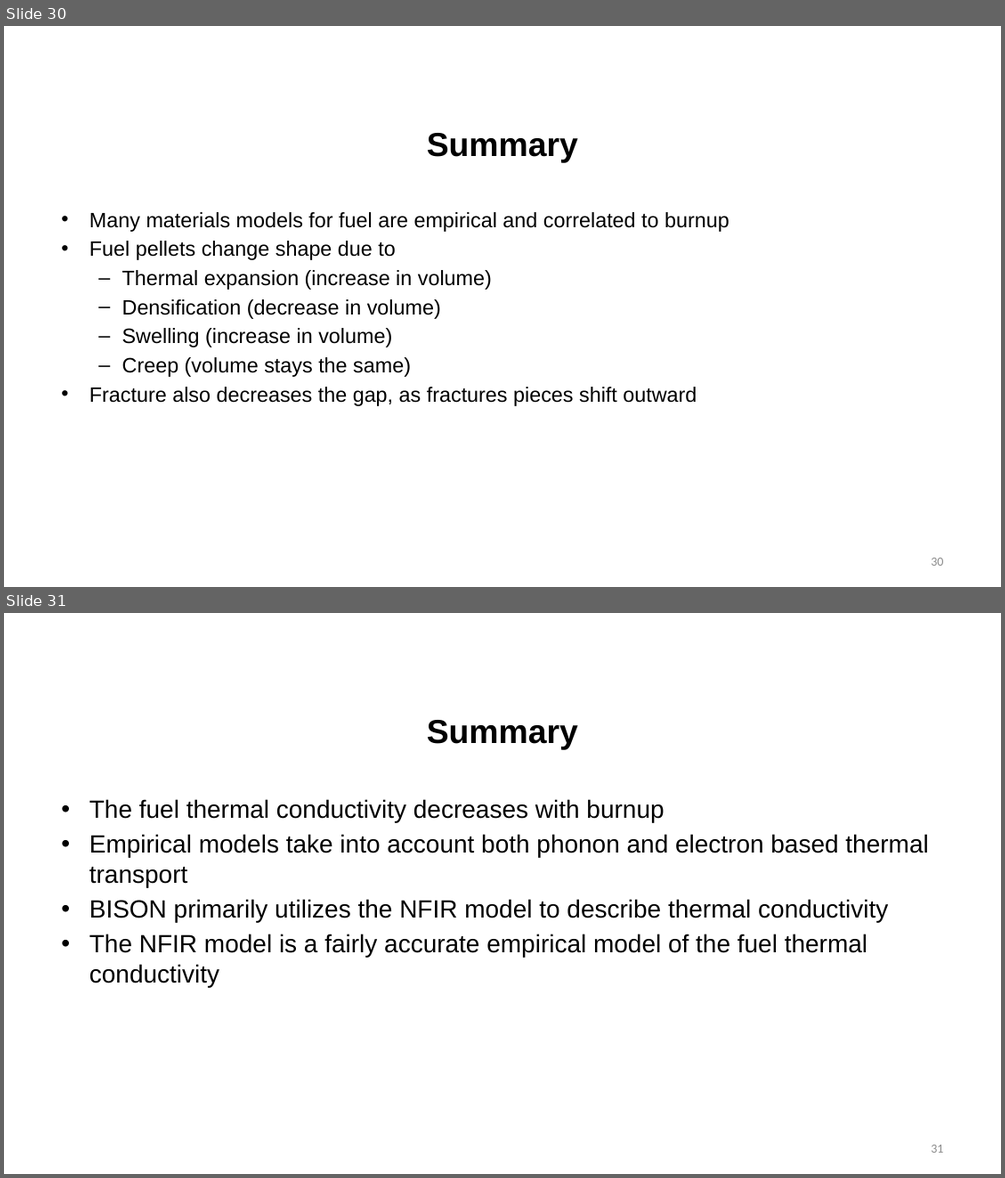
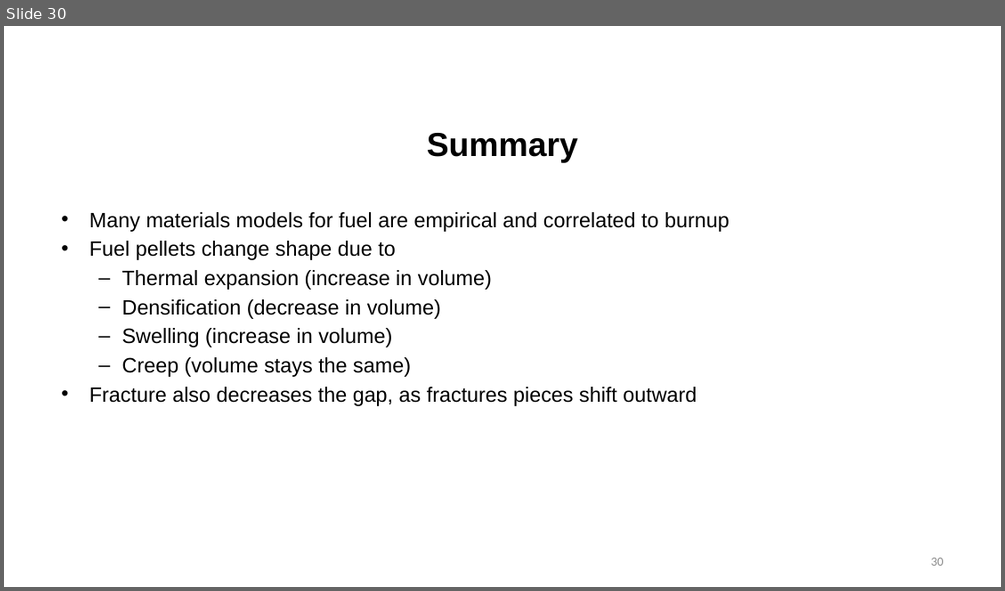
Before and after one commit to benbeeler/TEACHING, a slide deck: Nuclear_Fuel_Performance/NE533_Spring2022/section3/Lec14_swelling.pptx. Shown one above the other, each under a label of ours: slides 30 and 31 before the commit, slide 30 after it. The pictures are 1005x1178 and 1005x591 pixels, drawn with LibreOffice and Linux fonts; fonts in the diff are those of the drawing; background and template pictures are left out. Boxes give left, top, right and bottom in pixels: in the first picture for what was removed or moved away, otherwise in the second. Text is boxed around its words. In the diff, an @@ line names an element or a change of style, - is before the commit and + after.

```diff
--- a/Nuclear_Fuel_Performance/NE533_Spring2022/section3/Lec14_swelling.pptx
+++ b/Nuclear_Fuel_Performance/NE533_Spring2022/section3/Lec14_swelling.pptx
@@ slide 31 removed at bbox=[4, 613, 1001, 1174], background #FFFFFF @@
@@ title removed at bbox=[427, 720, 578, 750] @@
-Summary
@@ text removed at bbox=[89, 799, 928, 987] @@
-• The fuel thermal conductivity decreases with burnup
-• Empirical models take into account both phonon and electron based thermal transport
-• BISON primarily utilizes the NFIR model to describe thermal conductivity
-• The NFIR model is a fairly accurate empirical model of the fuel thermal conductivity
@@ page number removed at bbox=[930, 1144, 943, 1152] @@
-31
```
Also in this commit, not shown: 13 other files.
